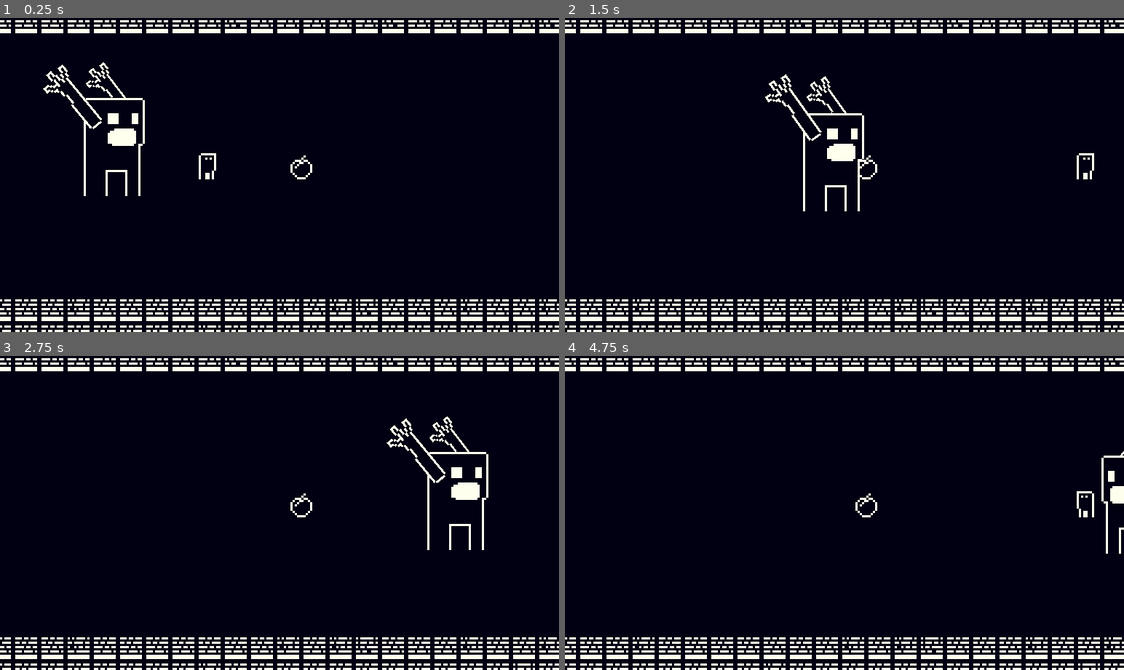
Above: before the commit, frames 1-4 (two rows, left to right).
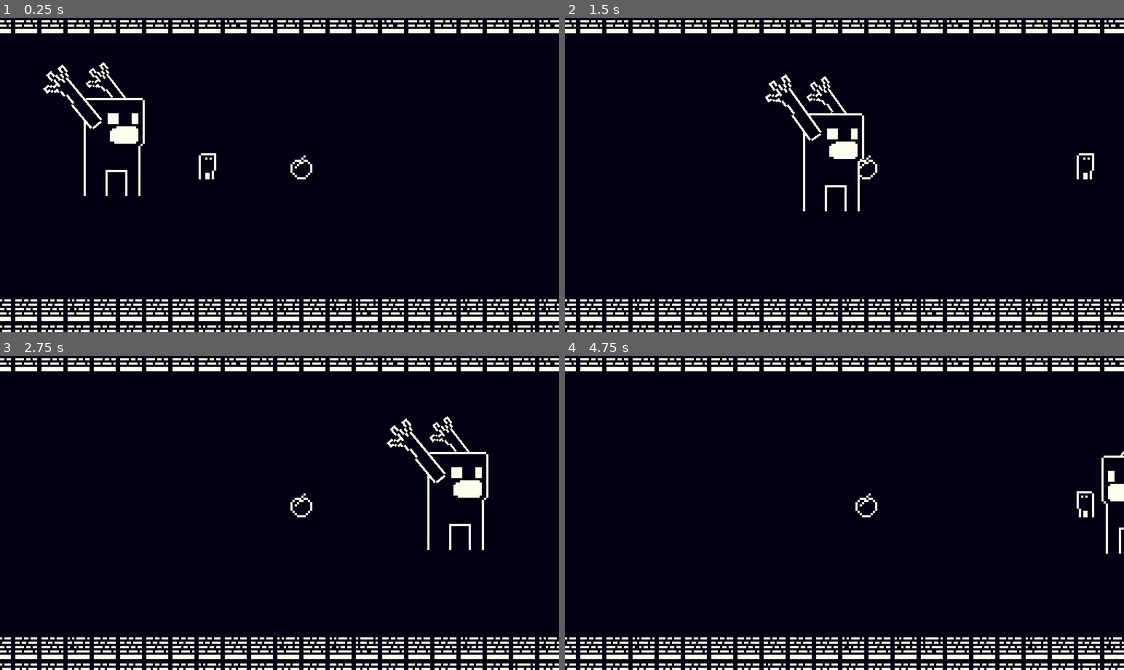
Above: after the commit, the same moments.

Repository: rrebane/ld50
Game: Godot game, scene res://world/levels/level_1.tscn
Two runs of this game, one before a commit and one after it. Both use one fixed random seed, a clock stepped at 60 frames per second and the inputs below.
Inputs (mouse positions are in pixels of both pictures, inside the frame that each line leads up to):
- Up to frame 1 (0.25 s): no input
- Up to frame 2 (1.5 s): move the mouse to (967, 159) at 0.52 s; hold D (right) 0.53-1.25 s; hold Right mouse button (activate) 0.53-1.25 s; click (967, 159) at 0.67 s; drag from (732, 190) to (1090, 165) at 1.27 s
- Up to frame 3 (2.75 s): move the mouse to (335, 443) at 2.02 s; press the mouse at (335, 443) at 2.03 s; hold D (right) from 2.03 s (still down)
- Up to frame 4 (4.75 s): release D (right) at 2.75 s; release the mouse at (900, 443) at 2.75 s; drag from (816, 575) to (676, 465) at 2.77 s; move the mouse to (1012, 560) at 3.52 s; hold A (left) 3.53-4.25 s; tap Space (pick_up) at 3.6 s; drag from (676, 465) to (1079, 503) at 4.27 s

The runs differ from the first frame. In frame 1, less than 0.1% of the frame differs, in the area x 19-26%, y 34-41%; in frame 2, less than 0.1%; in frame 3, less than 0.1%; in frame 4, less than 0.1%.

Commit message:
Add monster mouth and FSM

Diff:
--- a/food/Food.tscn
+++ b/food/Food.tscn
@@ -7,6 +7,7 @@
 radius = 6.0
 
 [node name="KinematicBody2D" type="KinematicBody2D"]
+position = Vector2( 0, -1 )
 collision_layer = 4
 collision_mask = 0
 script = ExtResource( 2 )
--- a/units/Monster.gd
+++ b/units/Monster.gd
@@ -2,30 +2,30 @@
 
 var velocity = Vector2.ZERO
 var target_global_position = Vector2.ZERO
-var MAX_SPEED = 100
 
 export(NodePath) var player_path
 
 var player_node : KinematicBody2D = null
 
+onready var STATES = {
+	"Follow": $States/Follow,
+}
+
+onready var fsm = FSM.new(self, $States, STATES["Follow"], true)
+onready var rotation_container = $Rotation
+onready var body_anim = $BodyAnimationPlayer
+onready var hands_anim = $HandsAnimationPlayer
+
 func _ready():
+	$Rotation/FoodDetector.connect("body_entered", self, "body_entered_fooddetector")
 	if player_path:
 		player_node = get_node(player_path)
-		if player_node:
-			target_global_position = player_node.global_position
-			$BodyAnimationPlayer.play("BodyRun")
-			$HandsAnimationPlayer.play("HandsRun")
+
 
 func _physics_process(delta):
-	target_global_position = player_node.global_position
-	velocity = Steering.arrive_to(
-		velocity,
-		global_position,
-		target_global_position,
-		MAX_SPEED
-	)
-	velocity = move_and_slide(velocity)
-	if target_global_position.x > global_position.x:
-		$Rotation.scale.x = 1
-	if target_global_position.x < global_position.x:
-		$Rotation.scale.x = -1
+	fsm.run_machine(delta)
+
+func body_entered_fooddetector(body):
+	print(body)
+	if body.is_in_group("food"):
+		print(body)
--- a/units/Monster.tscn
+++ b/units/Monster.tscn
@@ -1,11 +1,57 @@
-[gd_scene load_steps=11 format=2]
+[gd_scene load_steps=16 format=2]
 
 [ext_resource path="res://sprites/monster_arm.png" type="Texture" id=1]
 [ext_resource path="res://sprites/monster_body.png" type="Texture" id=2]
 [ext_resource path="res://units/Monster.gd" type="Script" id=3]
+[ext_resource path="res://sprites/monster_mouth-Sheet.png" type="Texture" id=4]
+[ext_resource path="res://units/monster_states/Follow.gd" type="Script" id=5]
 
 [sub_resource type="RectangleShape2D" id=1]
 extents = Vector2( 12, 6 )
+
+[sub_resource type="RectangleShape2D" id=10]
+extents = Vector2( 8.5, 20.5 )
+
+[sub_resource type="Animation" id=8]
+resource_name = "BodyEat"
+length = 0.3
+loop = true
+tracks/0/type = "value"
+tracks/0/path = NodePath("Rotation/MonsterBody/MonsterMouth:frame")
+tracks/0/interp = 1
+tracks/0/loop_wrap = true
+tracks/0/imported = false
+tracks/0/enabled = true
+tracks/0/keys = {
+"times": PoolRealArray( 0, 0.1, 0.2 ),
+"transitions": PoolRealArray( 1, 1, 1 ),
+"update": 1,
+"values": [ 0, 1, 2 ]
+}
+tracks/1/type = "value"
+tracks/1/path = NodePath("Rotation/MonsterBody/MonsterMouth:rotation_degrees")
+tracks/1/interp = 1
+tracks/1/loop_wrap = true
+tracks/1/imported = false
+tracks/1/enabled = true
+tracks/1/keys = {
+"times": PoolRealArray( 0, 0.3 ),
+"transitions": PoolRealArray( 1, 1 ),
+"update": 0,
+"values": [ 5.0, -2.0 ]
+}
+tracks/2/type = "value"
+tracks/2/path = NodePath("Rotation/MonsterBody/MonsterMouth:scale")
+tracks/2/interp = 1
+tracks/2/loop_wrap = true
+tracks/2/imported = false
+tracks/2/enabled = true
+tracks/2/keys = {
+"times": PoolRealArray( 0, 0.2, 0.3 ),
+"transitions": PoolRealArray( 1, 1, 1 ),
+"update": 0,
+"values": [ Vector2( 1.2, 1.2 ), Vector2( 1.3, 1.3 ), Vector2( 1, 1 ) ]
+}
 
 [sub_resource type="Animation" id=3]
 resource_name = "BodyRun"
@@ -87,6 +133,54 @@
 "update": 0,
 "values": [ Vector2( 1, 1 ) ]
 }
+tracks/3/type = "value"
+tracks/3/path = NodePath("Rotation/MonsterBody/MonsterMouth:frame")
+tracks/3/interp = 1
+tracks/3/loop_wrap = true
+tracks/3/imported = false
+tracks/3/enabled = true
+tracks/3/keys = {
+"times": PoolRealArray( 0 ),
+"transitions": PoolRealArray( 1 ),
+"update": 1,
+"values": [ 0 ]
+}
+tracks/4/type = "value"
+tracks/4/path = NodePath("Rotation/MonsterBody/MonsterMouth:position")
+tracks/4/interp = 1
+tracks/4/loop_wrap = true
+tracks/4/imported = false
+tracks/4/enabled = true
+tracks/4/keys = {
+"times": PoolRealArray( 0 ),
+"transitions": PoolRealArray( 1 ),
+"update": 0,
+"values": [ Vector2( 8, -4 ) ]
+}
+tracks/5/type = "value"
+tracks/5/path = NodePath("Rotation/MonsterBody/MonsterMouth:rotation_degrees")
+tracks/5/interp = 1
+tracks/5/loop_wrap = true
+tracks/5/imported = false
+tracks/5/enabled = true
+tracks/5/keys = {
+"times": PoolRealArray( 0 ),
+"transitions": PoolRealArray( 1 ),
+"update": 0,
+"values": [ 0.0 ]
+}
+tracks/6/type = "value"
+tracks/6/path = NodePath("Rotation/MonsterBody/MonsterMouth:scale")
+tracks/6/interp = 1
+tracks/6/loop_wrap = true
+tracks/6/imported = false
+tracks/6/enabled = true
+tracks/6/keys = {
+"times": PoolRealArray( 0 ),
+"transitions": PoolRealArray( 1 ),
+"update": 0,
+"values": [ Vector2( 1, 1 ) ]
+}
 
 [sub_resource type="Animation" id=5]
 resource_name = "HandsEat"
@@ -190,6 +284,57 @@
 "transitions": PoolRealArray( 1 ),
 "update": 0,
 "values": [ -125.5 ]
+}
+
+[sub_resource type="Animation" id=9]
+resource_name = "HandsRest"
+tracks/0/type = "value"
+tracks/0/path = NodePath("Rotation/MonsterArmBack:rotation_degrees")
+tracks/0/interp = 1
+tracks/0/loop_wrap = true
+tracks/0/imported = false
+tracks/0/enabled = true
+tracks/0/keys = {
+"times": PoolRealArray( 0 ),
+"transitions": PoolRealArray( 1 ),
+"update": 0,
+"values": [ 52.4 ]
+}
+tracks/1/type = "value"
+tracks/1/path = NodePath("Rotation/MonsterArmFront:rotation_degrees")
+tracks/1/interp = 1
+tracks/1/loop_wrap = true
+tracks/1/imported = false
+tracks/1/enabled = true
+tracks/1/keys = {
+"times": PoolRealArray( 0, 1 ),
+"transitions": PoolRealArray( 1, 1 ),
+"update": 0,
+"values": [ -125.5, 69.1 ]
+}
+tracks/2/type = "value"
+tracks/2/path = NodePath("Rotation/MonsterArmFront:position")
+tracks/2/interp = 1
+tracks/2/loop_wrap = true
+tracks/2/imported = false
+tracks/2/enabled = true
+tracks/2/keys = {
+"times": PoolRealArray( 0, 1 ),
+"transitions": PoolRealArray( 1, 1 ),
+"update": 0,
+"values": [ Vector2( -5, -11 ), Vector2( -6, -2 ) ]
+}
+tracks/3/type = "value"
+tracks/3/path = NodePath("Rotation/MonsterArmBack:position")
+tracks/3/interp = 1
+tracks/3/loop_wrap = true
+tracks/3/imported = false
+tracks/3/enabled = true
+tracks/3/keys = {
+"times": PoolRealArray( 0 ),
+"transitions": PoolRealArray( 1 ),
+"update": 0,
+"values": [ Vector2( 45, -11 ) ]
 }
 
 [sub_resource type="Animation" id=4]
@@ -316,18 +461,39 @@
 [node name="MonsterBody" type="Sprite" parent="Rotation"]
 texture = ExtResource( 2 )
 
+[node name="MonsterMouth" type="Sprite" parent="Rotation/MonsterBody"]
+position = Vector2( 8, -4 )
+texture = ExtResource( 4 )
+hframes = 3
+
 [node name="MonsterArmFront" type="Sprite" parent="Rotation"]
 position = Vector2( -15, 1.103 )
 rotation = -0.174533
 texture = ExtResource( 1 )
 offset = Vector2( 17.9865, -4.32753 )
 
+[node name="FoodDetector" type="Area2D" parent="Rotation"]
+position = Vector2( 22, 0 )
+collision_layer = 8
+collision_mask = 4
+
+[node name="CollisionShape2D" type="CollisionShape2D" parent="Rotation/FoodDetector"]
+position = Vector2( -1.5, 1.5 )
+shape = SubResource( 10 )
+
 [node name="BodyAnimationPlayer" type="AnimationPlayer" parent="."]
+anims/BodyEat = SubResource( 8 )
 anims/BodyRun = SubResource( 3 )
 anims/RESET = SubResource( 2 )
 
 [node name="HandsAnimationPlayer" type="AnimationPlayer" parent="."]
 anims/HandsEat = SubResource( 5 )
 anims/HandsReset = SubResource( 6 )
+anims/HandsRest = SubResource( 9 )
 anims/HandsRun = SubResource( 4 )
 anims/RESET = SubResource( 7 )
+
+[node name="States" type="Node" parent="."]
+
+[node name="Follow" type="Node" parent="States"]
+script = ExtResource( 5 )
--- /dev/null
+++ b/units/monster_states/Follow.gd
@@ -0,0 +1,23 @@
+extends State
+
+var velocity := Vector2.ZERO
+var target_global_position
+var MAX_SPEED = 100
+
+func run(_delta):
+	target_global_position = obj.player_node.global_position
+	obj.velocity = Steering.arrive_to(
+		obj.velocity,
+		obj.global_position,
+		target_global_position,
+		MAX_SPEED
+	)
+	obj.velocity = obj.move_and_slide(obj.velocity)
+	if target_global_position.x > obj.global_position.x:
+		obj.rotation_container.scale.x = 1
+	if target_global_position.x < obj.global_position.x:
+		obj.rotation_container.scale.x = -1
+
+func initialize():
+	obj.body_anim.play("BodyRun")
+	obj.hands_anim.play("HandsRun")
Binary file added: sprites/monster_mouth-Sheet.png
Not shown, added: sprites/monster_mouth-Sheet.png.import
Binary file added: units/monster_mouth.aseprite
